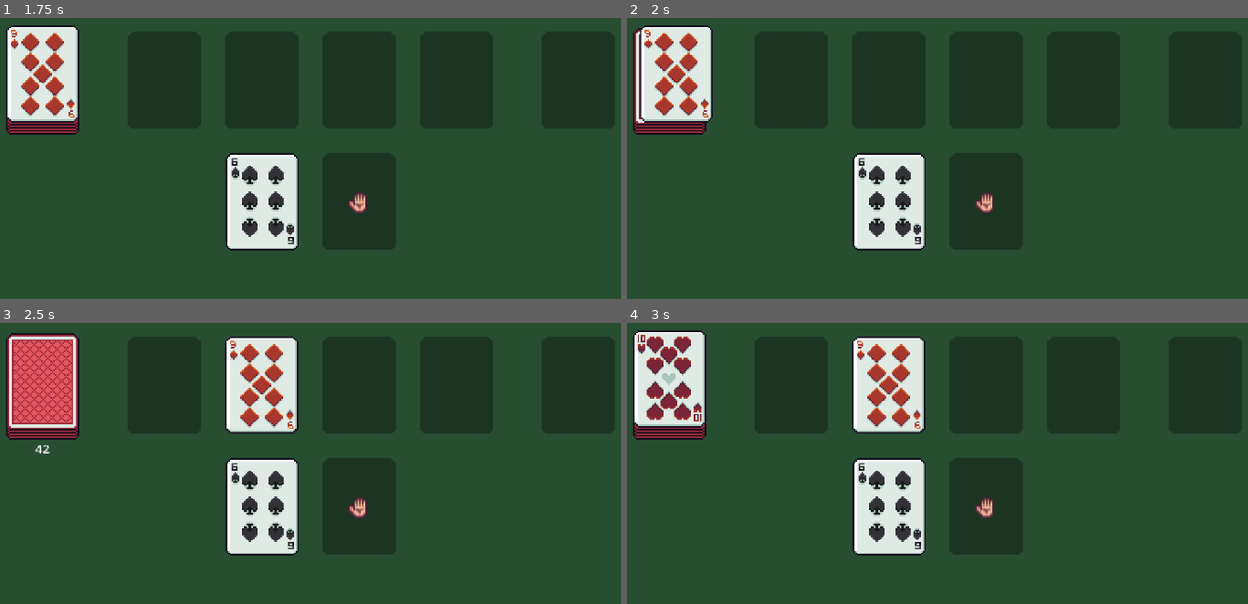
Above: before the commit, frames 1-4 (two rows, left to right).
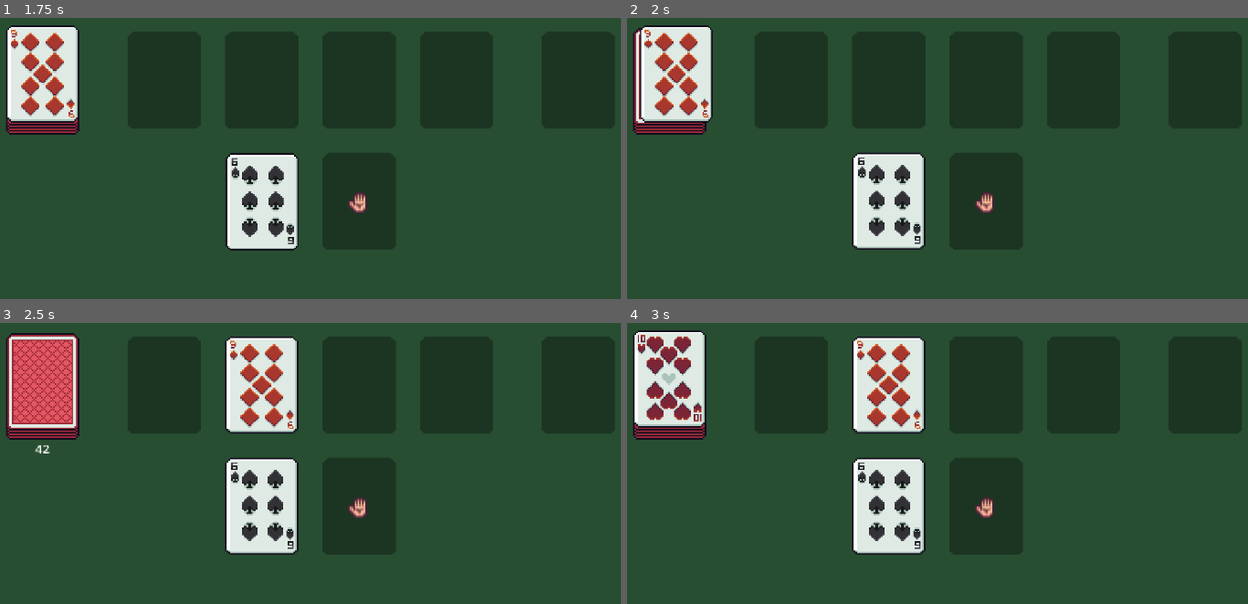
Above: after the commit, the same moments.

Repository: jrobchin/dungeon-drawer
Game: Godot game, scene res://scenes/main/main.tscn
The game is run twice, just before and just after one commit, with the same random seed, the same clock (stepped at 60 frames per second) and the same inputs.
Inputs (mouse positions are in pixels of both pictures, inside the frame that each line leads up to):
- Up to frame 1 (1.75 s): tap Enter at 0.5 s; drag from (43, 79) to (260, 200) at 0.52 s; tap Space at 1.25 s; drag from (161, 79) to (260, 200) at 1.27 s
- Up to frame 2 (2 s): no input
- Up to frame 3 (2.5 s): move the mouse to (49, 379) at 2.02 s; click (49, 379) at 2.17 s
- Up to frame 4 (3 s): tap Enter at 2.75 s; drag from (974, 432) to (887, 505) at 2.77 s

Frame 1 is identical in both runs. In frame 2, 0.6% of the frame differs, in the area x 36-49%, y 48-83%; in frame 3, 0.6%; in frame 4, 0.6%.

Commit message:
drop areas

Diff:
--- a/scenes/card/card.tscn
+++ b/scenes/card/card.tscn
@@ -6,7 +6,7 @@
 [ext_resource type="Script" uid="uid://ylqyhoomh3am" path="res://scripts/draggable_area.gd" id="4_g65cd"]
 
 [sub_resource type="RectangleShape2D" id="RectangleShape2D_vtcvk"]
-size = Vector2(48, 64)
+size = Vector2(44, 60)
 
 [node name="CardNode" type="Node2D"]
 script = ExtResource("1_vtcvk")
@@ -27,6 +27,8 @@
 [node name="CollisionShape2D" type="CollisionShape2D" parent="DraggableArea"]
 shape = SubResource("RectangleShape2D_vtcvk")
 
+[connection signal="input_event" from="DraggableArea" to="DraggableArea" method="_on_input_event"]
 [connection signal="mouse_entered" from="DraggableArea" to="DraggableArea" method="_on_mouse_entered"]
 [connection signal="mouse_exited" from="DraggableArea" to="DraggableArea" method="_on_mouse_exited"]
-[connection signal="input_event" from="DraggableArea" to="DraggableArea" method="_on_input_event"]
+[connection signal="on_drag_end" from="DraggableArea" to="." method="_on_draggable_area_on_drag_end"]
+[connection signal="on_drag_start" from="DraggableArea" to="." method="_on_draggable_area_on_drag_start"]
--- a/scenes/card/card_node.gd
+++ b/scenes/card/card_node.gd
@@ -1,14 +1,21 @@
 @tool
-class_name CardNode extends Node2D
+class_name CardNode
+extends Node2D
 
 var card: Cards.Card
 
-signal bring_to_front_requested(card_node)
+signal bring_to_front_requested(card_node: CardNode)
+
 
 func _ready() -> void:
 	if card != null:
 		$CardSprite.update_sprite(card.rank, card.suit)
 
-func _on_bring_to_front() -> void:
+
+func _on_draggable_area_on_drag_end() -> void:
+	pass # Replace with function body.
+
+
+func _on_draggable_area_on_drag_start() -> void:
 	# Emit signal for cardholder to handle z-index management
 	emit_signal("bring_to_front_requested", self)
--- /dev/null
+++ b/scenes/card_drop_area/card_drop_area.gd
@@ -0,0 +1,11 @@
+class_name CardDropArea
+extends Area2D
+
+signal card_dropped(card_node: CardNode)
+
+
+func handle_drop(card_node: Node2D) -> void:
+	# Snap card to this area's position
+	card_node.global_position = global_position
+
+	emit_signal("card_dropped", { "node": card_node })
--- a/scenes/card_drop_area/card_drop_area.tscn
+++ b/scenes/card_drop_area/card_drop_area.tscn
@@ -1,11 +1,13 @@
-[gd_scene load_steps=3 format=3 uid="uid://cyfq3ccwj7yy8"]
+[gd_scene load_steps=4 format=3 uid="uid://cyfq3ccwj7yy8"]
 
+[ext_resource type="Script" uid="uid://dtkxmf6gj47nm" path="res://scenes/card_drop_area/card_drop_area.gd" id="1_x7kd8"]
 [ext_resource type="Texture2D" uid="uid://bqopnmngqe0fk" path="res://assets/cards.png" id="1_xk1p0"]
 
 [sub_resource type="RectangleShape2D" id="RectangleShape2D_7smn1"]
-size = Vector2(56, 72)
+size = Vector2(16, 16)
 
 [node name="CardDropArea" type="Area2D"]
+script = ExtResource("1_x7kd8")
 
 [node name="CollisionShape2D" type="CollisionShape2D" parent="."]
 shape = SubResource("RectangleShape2D_7smn1")
--- /dev/null
+++ b/scenes/main/card_holder.gd
@@ -0,0 +1,7 @@
+class_name CardHolder
+extends Node2D
+
+func initialize() -> void:
+	for child in get_children():
+		if child is CardNode:
+			child.queue_free()
--- a/scenes/main/main.tscn
+++ b/scenes/main/main.tscn
@@ -10,6 +10,7 @@
 [ext_resource type="Script" uid="uid://gsek84x2itc2" path="res://scenes/main/state_initializer.gd" id="5_ow5a4"]
 [ext_resource type="Script" uid="uid://bxoj101dsk5bv" path="res://scenes/main/state_manager.gd" id="6_a8run"]
 [ext_resource type="Script" uid="uid://c6gad06eadfd8" path="res://scripts/finite_state_machine/state_machine.gd" id="6_hujxm"]
+[ext_resource type="Script" uid="uid://2jg6npxy82g" path="res://scenes/main/card_holder.gd" id="6_hxu8e"]
 [ext_resource type="Script" uid="uid://omv3gwuia3u2" path="res://scenes/main/dealing_room.gd" id="8_b1x3f"]
 [ext_resource type="Script" uid="uid://tl8y644r3vut" path="res://scenes/main/initializing.gd" id="8_ouso4"]
 [ext_resource type="Script" uid="uid://bhr6m8cffm48f" path="res://scenes/main/player_turn.gd" id="10_ouso4"]
@@ -73,6 +74,7 @@
 region_rect = Rect2(144, 256, 48, 64)
 
 [node name="CardHolder" type="Node2D" parent="."]
+script = ExtResource("6_hxu8e")
 
 [node name="CardManager" type="Node" parent="." node_paths=PackedStringArray("deck", "room", "card_holder", "deck_marker", "deck_draw_player", "card_place_player")]
 script = ExtResource("5_6q06x")
@@ -83,10 +85,11 @@
 deck_draw_player = NodePath("../DeckDrawStreamPlayer")
 card_place_player = NodePath("../CardPlaceStreamPlayer")
 
-[node name="StateInitializer" type="Node" parent="." node_paths=PackedStringArray("deck", "room", "game_state_machine")]
+[node name="StateInitializer" type="Node" parent="." node_paths=PackedStringArray("deck", "room", "card_holder", "game_state_machine")]
 script = ExtResource("5_ow5a4")
 deck = NodePath("../Deck")
 room = NodePath("../Room")
+card_holder = NodePath("../CardHolder")
 game_state_machine = NodePath("../GameStateMachine")
 
 [node name="StateManager" type="Node" parent="."]
--- a/scenes/main/state_initializer.gd
+++ b/scenes/main/state_initializer.gd
@@ -3,6 +3,7 @@
 
 @export var deck: Deck
 @export var room: Room
+@export var card_holder: CardHolder
 @export var game_state_machine: StateMachine
 
 
@@ -15,3 +16,5 @@
 	deck.shuffle_deck()
 
 	room.initialize()
+
+	card_holder.initialize()
--- a/scripts/draggable_area.gd
+++ b/scripts/draggable_area.gd
@@ -3,7 +3,9 @@
 
 @export var root_node: Node2D
 
-var _is_dragging := false
+signal on_drag_start
+signal on_drag_end
+
 var _drag_start_pos := Vector2.ZERO
 var _node_start_pos := Vector2.ZERO
 
@@ -20,30 +22,33 @@
 		var mouse_event := event as InputEventMouseButton
 
 		if mouse_event.button_index == MOUSE_BUTTON_LEFT:
-			if mouse_event.pressed and not _is_dragging and _active_dragger == null:
+			if mouse_event.pressed and not Store.is_dragging and _active_dragger == null:
 				# Check if this is the topmost draggable area at this position
 				if _is_topmost_at_mouse():
 					_active_dragger = self
-					_is_dragging = true
+					Store.is_dragging = true
 					_drag_start_pos = get_global_mouse_position()
 					if root_node:
 						_node_start_pos = root_node.global_position
-						# Signal the card to request being brought to front
-						if root_node.has_method("_on_bring_to_front"):
-							root_node._on_bring_to_front()
+
+					emit_signal("on_drag_start")
 
 					# Capture mouse input
 					viewport.set_input_as_handled()
 
-			elif not mouse_event.pressed and _is_dragging and _active_dragger == self:
+			elif not mouse_event.pressed and Store.is_dragging and _active_dragger == self:
 				# Stop dragging
-				_is_dragging = false
+				Store.is_dragging = false
 				_active_dragger = null
+				_check_drop()
+
+				emit_signal("on_drag_end")
+
 				viewport.set_input_as_handled()
 
 
 func _input(event: InputEvent) -> void:
-	if _is_dragging and _active_dragger == self and event is InputEventMouseMotion:
+	if Store.is_dragging and _active_dragger == self and event is InputEventMouseMotion:
 		if root_node:
 			var current_mouse_pos := get_global_mouse_position()
 			var drag_offset := current_mouse_pos - _drag_start_pos
@@ -51,6 +56,14 @@
 
 			# Prevent other nodes from processing this input
 			get_viewport().set_input_as_handled()
+
+
+func _check_drop() -> void:
+	var areas = get_overlapping_areas()
+	for area in areas:
+		if area is CardDropArea:
+			area.handle_drop(root_node)
+			break
 
 
 func _is_topmost_at_mouse() -> bool:
@@ -75,8 +88,9 @@
 		return false
 
 	# Find the topmost based on tree order (later in tree = on top)
-	draggable_areas.sort_custom(func(a, b):
-		return a.get_parent().get_index() > b.get_parent().get_index()
+	draggable_areas.sort_custom(
+		func(a, b):
+			return a.get_parent().get_index() > b.get_parent().get_index()
 	)
 
 	# Return true if this is the topmost
@@ -88,6 +102,6 @@
 
 
 func _on_mouse_exited() -> void:
-	if _is_dragging and _active_dragger == self:
-		_is_dragging = false
+	if Store.is_dragging and _active_dragger == self:
+		Store.is_dragging = false
 		_active_dragger = null
Not shown, added: scenes/card_drop_area/card_drop_area.gd.uid
Not shown, added: scenes/main/card_holder.gd.uid
Not shown: 1 places in scenes/main/main.tscn that only renumber resources
Not shown, changed: assets/cards.afphoto~lock~
Not shown, changed: assets/sprites.afphoto~lock~
